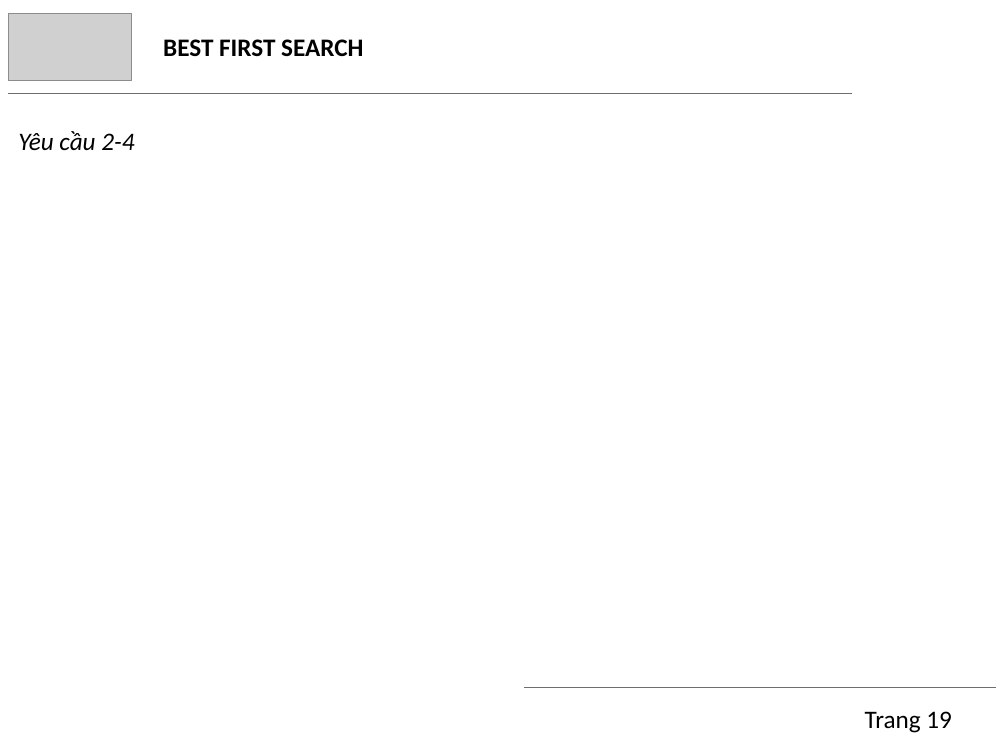
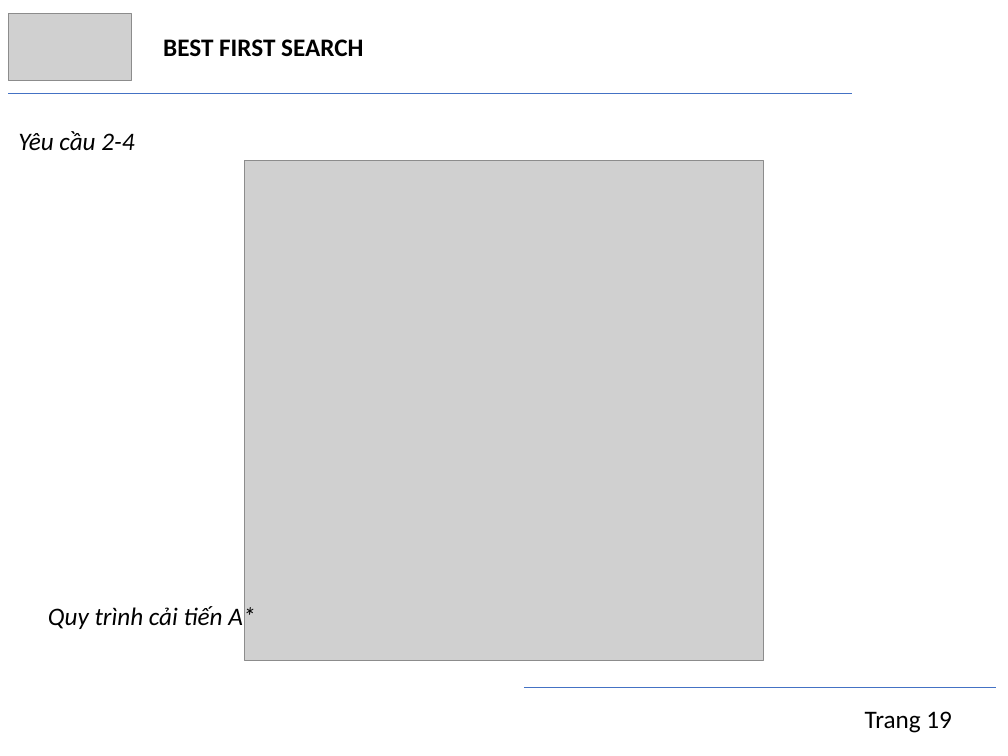
Before and after one commit to trngbro/AI, a slide deck: slide 19 of present/presentation.pptx. Drawn at 1008x756 pixels with LibreOffice and Linux fonts; fonts in the diff are those of the drawing; grey boxes stand for pictures. Boxes give left, top, right and bottom in pixels: in the first picture for what was removed or moved away, otherwise in the second. Text is boxed around its words. In the diff, an @@ line names an element or a change of style, - is before the commit and + after.

```diff
--- a/present/presentation.pptx
+++ b/present/presentation.pptx
@@ picture added at [245,161,763,661] @@
@@ text added at [48,604,255,631], 18 pt, text #000000, italic @@
+Quy trình cải tiến A*
```
Also in this commit, not shown: 12 other slides changed.
